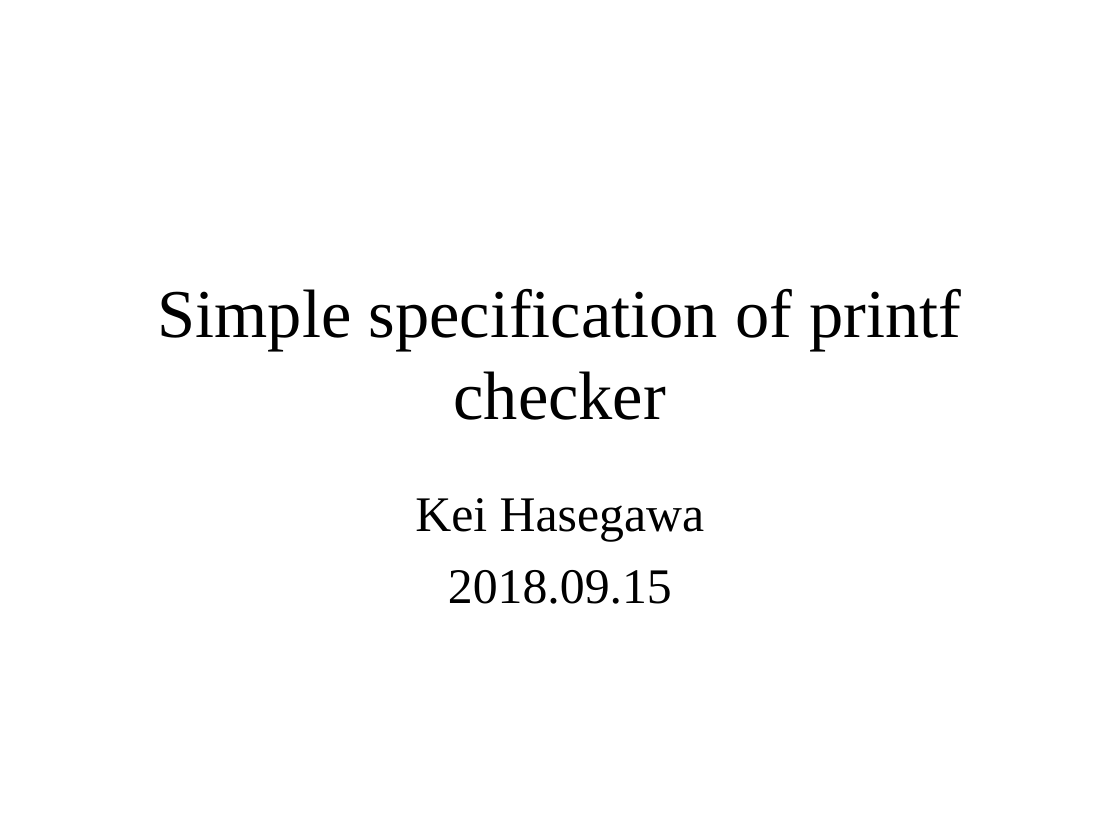
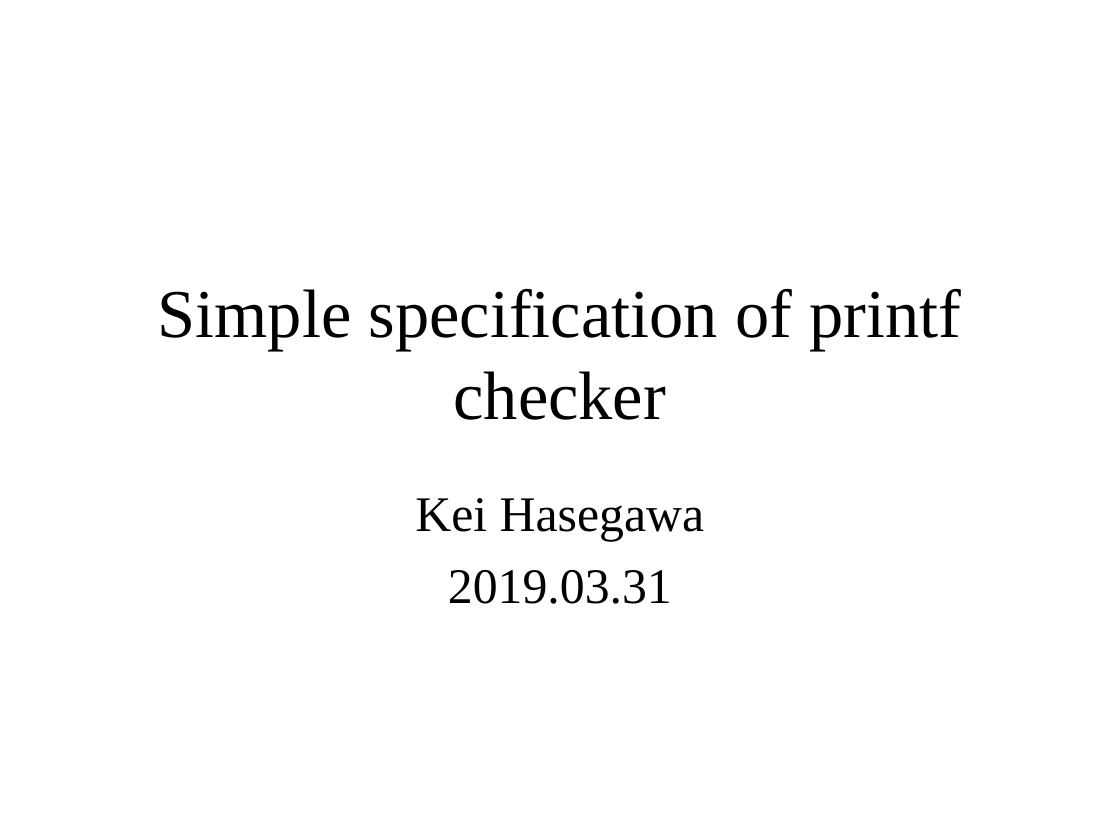
Before and after one commit to KeiHasegawa/printf_chk_doc, a slide deck: slide 1 of 01_spec_e.ppt. Drawn at 1120x840 pixels with LibreOffice and Linux fonts; fonts in the diff are those of the drawing. Boxes give left, top, right and bottom in pixels: in the first picture for what was removed or moved away, otherwise in the second. Text is boxed around its words. In the diff, an @@ line names an element or a change of style, - is before the commit and + after.

```diff
--- a/01_spec_e.ppt
+++ b/01_spec_e.ppt
@@ subtitle at box(448, 570, 672, 604): text changed @@
-2018.09.15
+2019.03.31
```
Also in this commit, not shown: 1 other slide changed, 4 other files.
